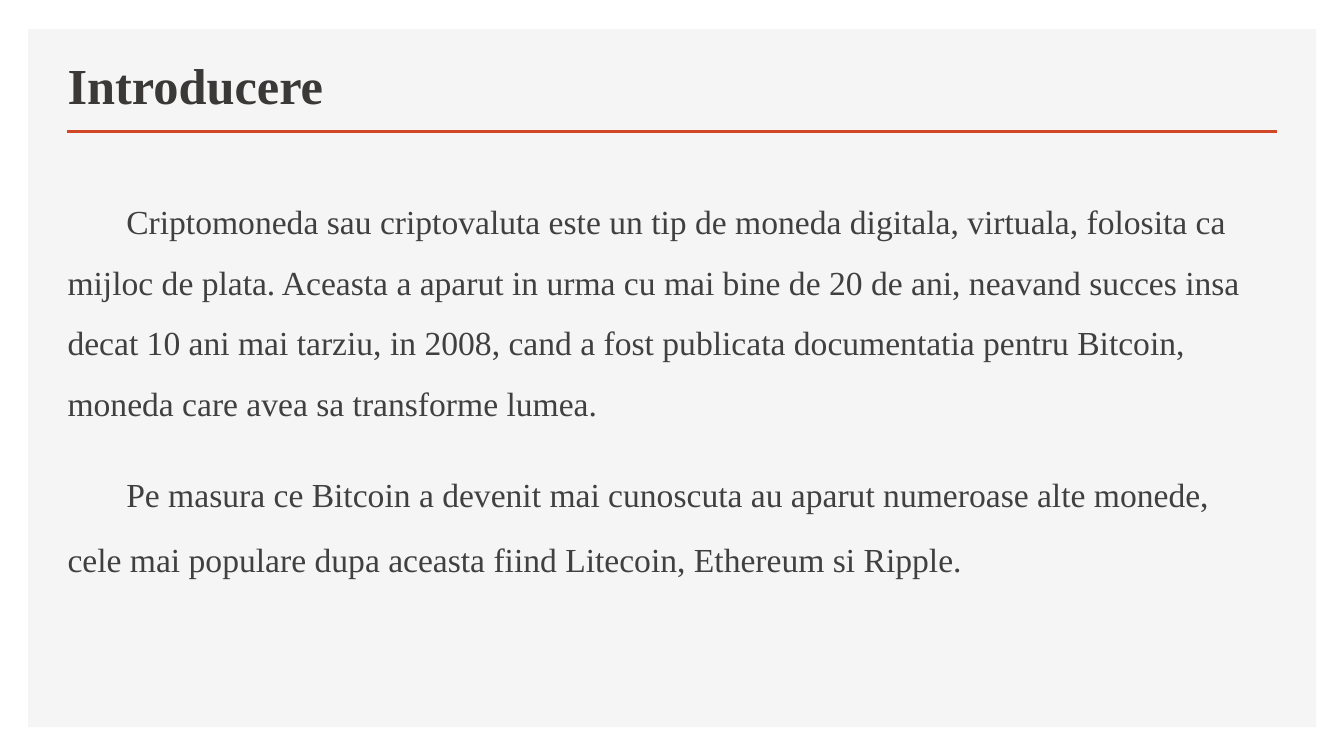
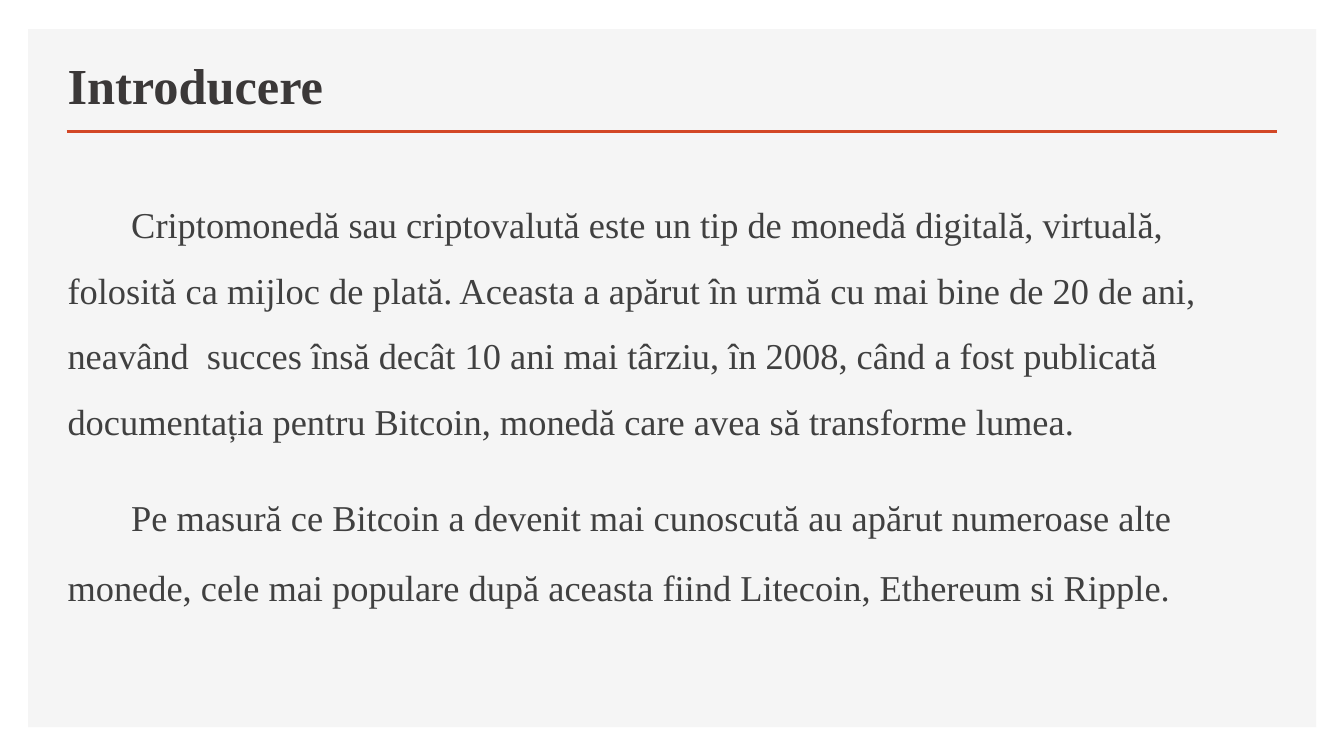
Before and after one commit to ApuscasiteiSilviu/CryptoManagementLicenta, a slide deck: slide 3 of Licenta2020ApuscasiteiSilviuAlexandru/Prezentare_Licenta_CryptoManagement (1).pptx (slide 2 before the commit). Drawn at 1344x756 pixels with LibreOffice and Linux fonts; fonts in the diff are those of the drawing. Boxes give left, top, right and bottom in pixels: in the first picture for what was removed or moved away, otherwise in the second. Text is boxed around its words. In the diff, an @@ line names an element or a change of style, - is before the commit and + after.

```diff
--- a/Licenta2020ApuscasiteiSilviuAlexandru/Prezentare_Licenta_CryptoManagement (1).pptx
+++ b/Licenta2020ApuscasiteiSilviuAlexandru/Prezentare_Licenta_CryptoManagement (1).pptx
@@ text at (68, 212, 1196, 608): text changed; size 24.1 to 26 pt @@
-Criptomoneda sau criptovaluta este un tip de moneda digitala, virtuala, folosita ca mijloc de plata. Aceasta a aparut in urma cu mai bine de 20 de ani, neavand succes insa decat 10 ani mai tarziu, in 2008, cand a fost publicata documentatia pentru Bitcoin, moneda care avea sa transforme lumea.
-Pe masura ce Bitcoin a devenit mai cunoscuta au aparut numeroase alte monede, cele mai populare dupa aceasta fiind Litecoin, Ethereum si Ripple.
+Criptomonedă sau criptovalută este un tip de monedă digitală, virtuală, folosită ca mijloc de plată. Aceasta a apărut în urmă cu mai bine de 20 de ani, neavând succes însă decât 10 ani mai târziu, în 2008, când a fost publicată documentația pentru Bitcoin, monedă care avea să transforme lumea.
+Pe masură ce Bitcoin a devenit mai cunoscută au apărut numeroase alte monede, cele mai populare după aceasta fiind Litecoin, Ethereum si Ripple.
```
Also in this commit, not shown: 8 other slides changed, 2 slides added, 1 slide removed.
